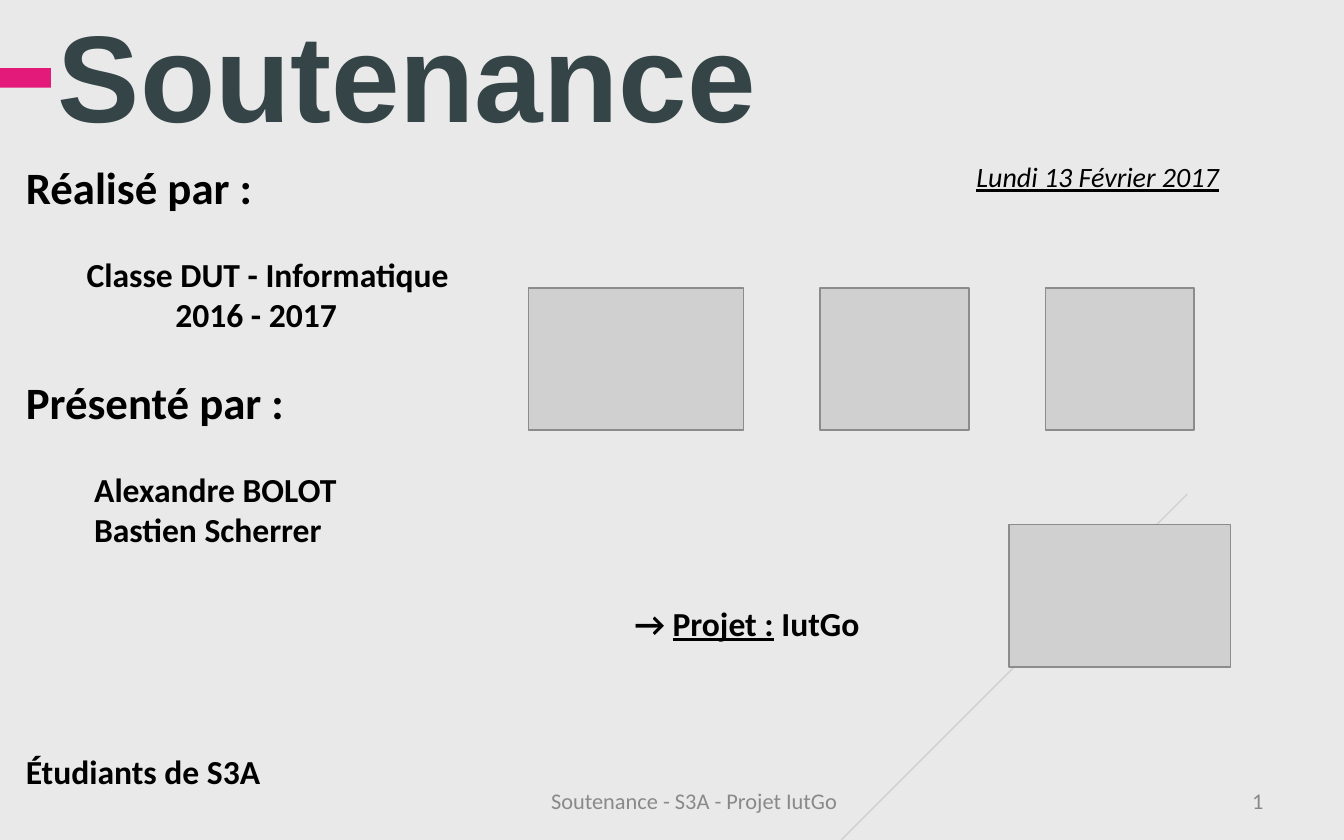
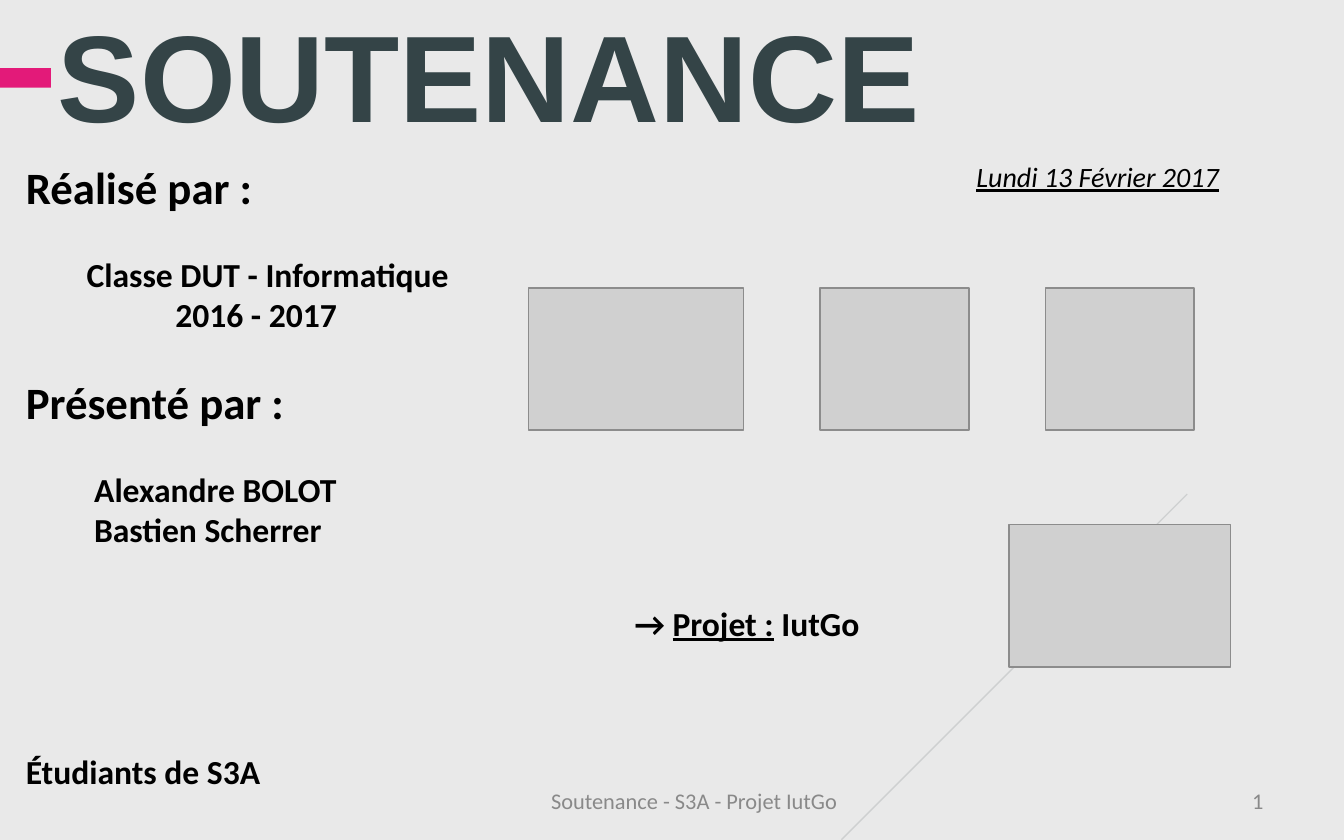
Before and after one commit to iuts3a/IUTGo, a slide deck: slide 1 of Soutenance/Soutenance-IutGo.ppt. Drawn at 1344x840 pixels with LibreOffice and Linux fonts; fonts in the diff are those of the drawing; grey boxes stand for pictures; background and template pictures are left out. Boxes give left, top, right and bottom in pixels: in the first picture for what was removed or moved away, otherwise in the second. Text is boxed around its words. In the diff, an @@ line names an element or a change of style, - is before the commit and + after.

```diff
--- a/Soutenance/Soutenance-IutGo.ppt
+++ b/Soutenance/Soutenance-IutGo.ppt
@@ title at [58, 36, 920, 123]: text changed @@
-Soutenance
+SOUTENANCE
```
Also in this commit, not shown: 9 other slides changed, 1 other file.
